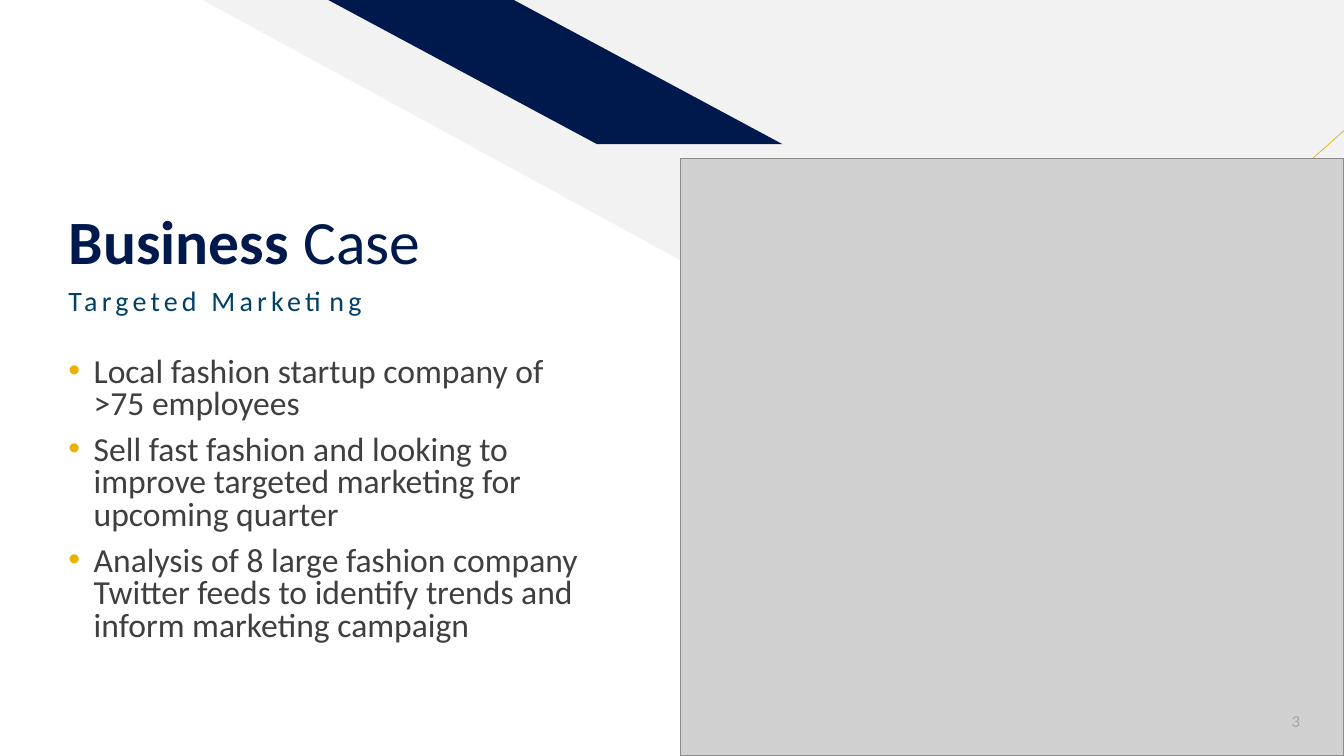
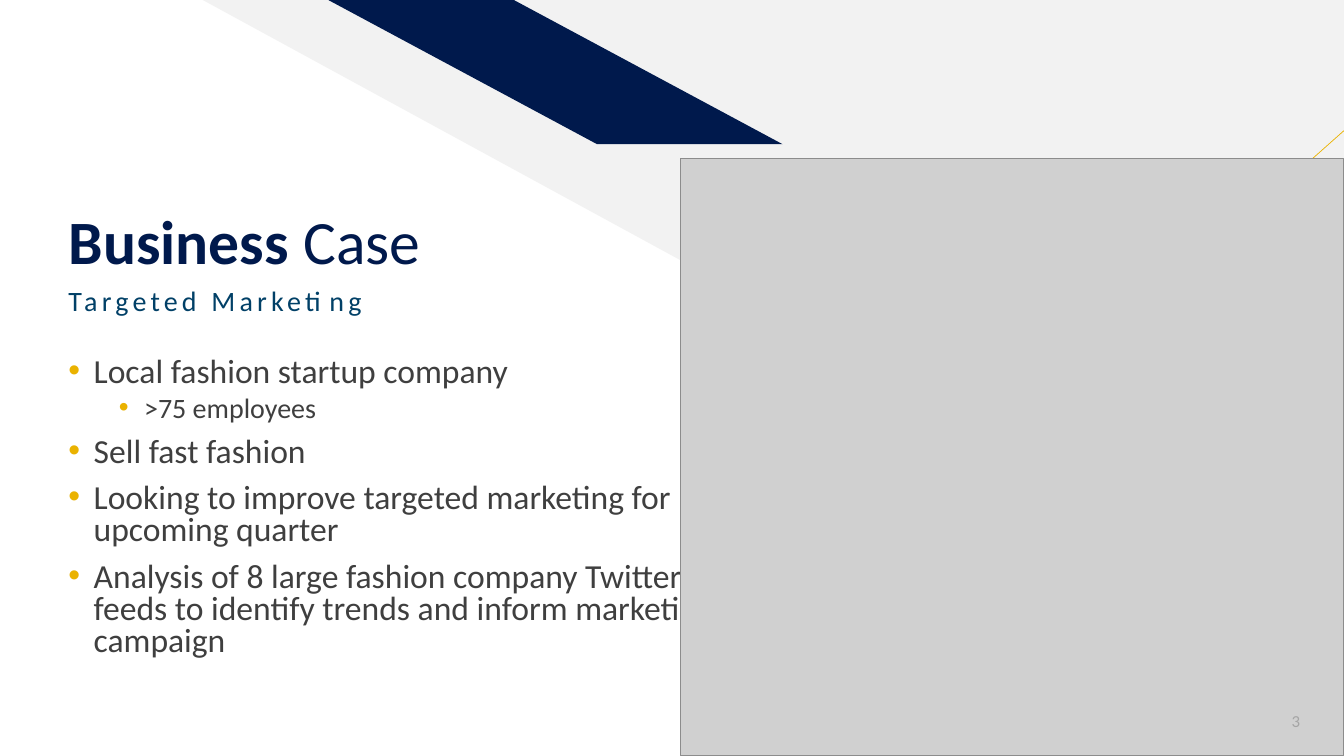
Before and after one commit to sethrpaniagua/Twitter-Sentament-Analysis, a slide deck: slide 3 of ML Group Project_Sentiment Analysis of Twitter Data (1).pptx. Drawn at 1344x756 pixels with LibreOffice and Linux fonts; fonts in the diff are those of the drawing; grey boxes stand for pictures. Boxes give left, top, right and bottom in pixels: in the first picture for what was removed or moved away, otherwise in the second. Text is boxed around its words. In the diff, an @@ line names an element or a change of style, - is before the commit and + after.

```diff
--- a/ML Group Project_Sentiment Analysis of Twitter Data (1).pptx
+++ b/ML Group Project_Sentiment Analysis of Twitter Data (1).pptx
@@ text at [94, 359, 671, 547]: text changed @@
-• Local fashion startup company of >75 employees
-• Sell fast fashion and looking to improve targeted marketing for upcoming quarter
+• Local fashion startup company
+  • >75 employees
+• Sell fast fashion
+• Looking to improve targeted marketing for upcoming quarter
```
Also in this commit, not shown: 9 other slides changed, 1 slide added.
